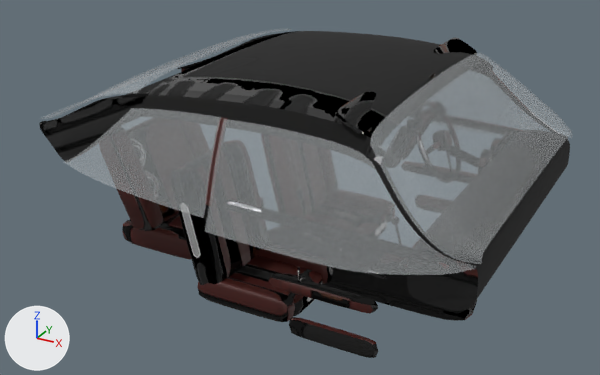
A saved change to the glTF model tools/cars/out/ag_aurelia_cockpit.glb.
Before and after are seen from a 50 mm lens placed at (1.34, -3.21, 2.3), pointed at (-0.42, -0.02, 0.7). The axes (+X, +Y, +Z) are drawn at lower left. The lights are the same throughout. The first picture is the older version. Where no turn or scale is listed for an object, it has been applied to the vertices. Vertices at exactly the same position are counted once.

The first picture shows 'cabin_glass', 'cockpit_shell', 'window_R'.
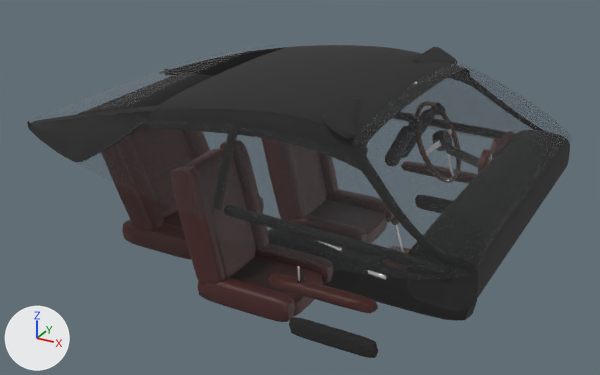
Where the newer file only moved an object's origin or applied its transform, the numbers keep the older frame.

The change, as a diff of the scene's bpy script:
```diff
--- a/tools/cars/out/ag_aurelia_cockpit.glb.py
+++ b/tools/cars/out/ag_aurelia_cockpit.glb.py
@@ mat_clearglass @@
 mat_clearglass = principled_material('ClearGlass')
-mat_clearglass.base_color = (0.8, 0.84, 0.86)  # white #e7ecef
+mat_clearglass.base_color = (0.06, 0.065, 0.07)  # dark grey #45484b
 mat_clearglass.roughness = 0.02
@@ me_cabin_glass @@
 # used by ob_cabin_glass; parent = ob_cockpit; location = (-0.421, 0.0, 1.104); scale = (1.09, 1.09, 1.09)
-me_cabin_glass.from_pydata(...)  # 2032 vertices, 4048 faces; spans x -1.0..1.0, y -0.75..0.75, z -0.21..0.21
+me_cabin_glass.from_pydata(...)  # 2032 vertices, 4048 faces; spans x -1.0..1.0, y -0.7..0.7, z -0.19..0.19
+# me_cabin_glass part 1: 1173 of 2032 vertices moved; they spanned x -1.0..0.01, y -0.75..0.75, z -0.21..0.21 and now span x -1.0..0.06, y -0.7..0.7, z -0.19..0.14; mean shift (0.03, 0.0, -0.02); largest move (-0.72, 0.68, -0.15) -> (-0.6, 0.65, -0.12)
+# me_cabin_glass part 2: 850 of 2032 vertices moved; they spanned x 0.58..1.0, y -0.69..0.69, z -0.18..0.21 and now span x 0.52..1.0, y -0.65..0.65, z -0.16..0.19; mean shift (-0.03, 0.0, 0.01); largest move (0.59, 0.61, 0.13) -> (0.52, 0.54, 0.12)
 me_cabin_glass.materials.append(mat_clearglass)
@@ me_cockpit_shell @@
 # used by ob_cockpit_shell; location = (-0.427, 0.0, 0.792)
-me_cockpit_shell.from_pydata(...)  # 8830 vertices, 17396 faces; spans x -1.1..1.1, y -0.79..0.79, z -0.57..0.57
+me_cockpit_shell.from_pydata(...)  # 8830 vertices, 17396 faces; spans x -1.19..1.1, y -0.76..0.76, z -0.57..0.53
+# me_cockpit_shell part 3: the loose piece of 82 vertices spanning x 0.49..0.62, y 0.34..0.67, z 0.48..0.56 is moved by (-0.08, -0.04, -0.05)
+# me_cockpit_shell part 4: the loose piece of 54 vertices spanning x 0.0..0.04, y -0.79..-0.65, z 0.13..0.46 is scaled about its middle by (1, 1.21, 0.928), then moved by (0.02, 0.04, -0.03)
+# me_cockpit_shell part 5: the loose piece of 82 vertices spanning x 0.49..0.62, y -0.67..-0.34, z 0.48..0.56 is moved by (-0.08, 0.04, -0.05)
+# me_cockpit_shell part 6: 2722 of 8830 vertices moved; they spanned x -1.1..1.08, y -0.75..0.74, z -0.16..0.57 and now span x -1.19..1.08, y -0.74..0.74, z -0.16..0.53; mean shift (-0.03, 0.0, -0.03); largest move (0.84, 0.71, 0.09) -> (0.85, -0.59, 0.13)
+# me_cockpit_shell part 7: 12830 kept faces spanning x -1.19..1.1, y -0.76..0.76, z -0.56..0.53 get new texture (UV) coordinates
+# other edits to the shape of me_cockpit_shell do not show in these pictures
 me_cockpit_shell.materials.append(mat_cockpit)
@@ me_window_r @@
 # used by ob_window_r; parent = ob_cockpit; location = (0.128, -0.746, 1.032); scale = (0.527, 0.527, 0.527)
-me_window_r.from_pydata(...)  # 462 vertices, 920 faces; spans x -1.0..1.0, y -0.16..0.16, z -0.41..0.41
+me_window_r.from_pydata(...)  # 462 vertices, 920 faces; spans x -1.0..1.0, y -0.21..0.21, z -0.4..0.4
+# me_window_r part 8: 444 of 462 vertices moved; they spanned x -1.0..1.0, y -0.16..0.16, z -0.41..0.41 and now span x -1.0..1.0, y -0.21..0.21, z -0.4..0.4; mean shift (0.0, -0.02, -0.01); largest move (0.2, 0.13, 0.3) -> (0.2, 0.09, 0.16)
 me_window_r.materials.append(mat_clearglass)
@@ ob_cabin_glass @@
 ob_cabin_glass.parent = ob_cockpit
-ob_cabin_glass.location = (-0.421, 0.0, 1.104)
-ob_cabin_glass.scale = (1.09, 1.09, 1.09)
+ob_cabin_glass.location = (-0.463, 0.0, 1.075)
+ob_cabin_glass.scale = (1.13, 1.13, 1.13)
@@ ob_window_r @@
 ob_window_r.parent = ob_cockpit
-ob_window_r.location = (0.128, -0.746, 1.032)
-ob_window_r.scale = (0.527, 0.527, 0.527)
+ob_window_r.location = (0.138, -0.71, 1.003)
+ob_window_r.scale = (0.518, 0.518, 0.518)
```

Pixel boxes (x1, y1, x2, y2) of what changed, in the pictures (600 x 375 px; the box of a moved part takes in the faces that stretch with it):
'cockpit_shell', reshaped: before (39, 31, 570, 358); after (27, 45, 570, 358)
'cabin_glass', recoloured, reshaped, moved, rescaled: before (41, 28, 573, 264); after (34, 44, 571, 268)
'window_R', recoloured, reshaped, moved, rescaled: before (205, 119, 476, 275); after (211, 126, 471, 279)
part 1 of me_cabin_glass, moved or reshaped: before (41, 28, 291, 218); after (34, 44, 276, 221)
part 2 of me_cabin_glass, moved or reshaped: before (370, 53, 573, 264); after (354, 61, 571, 268)
part 3 of me_cockpit_shell, moved or reshaped: before (433, 37, 477, 55); after (413, 47, 457, 63)
part 4 of me_cockpit_shell, moved or reshaped: before (206, 117, 228, 205); after (214, 125, 236, 209)
part 5 of me_cockpit_shell, moved or reshaped: before (335, 91, 376, 135); after (321, 96, 361, 139)
part 6 of me_cockpit_shell, moved or reshaped: before (39, 31, 475, 311); after (27, 45, 475, 311)
part 7 of me_cockpit_shell, surface changed: before (40, 31, 568, 358); after (32, 45, 478, 358)
